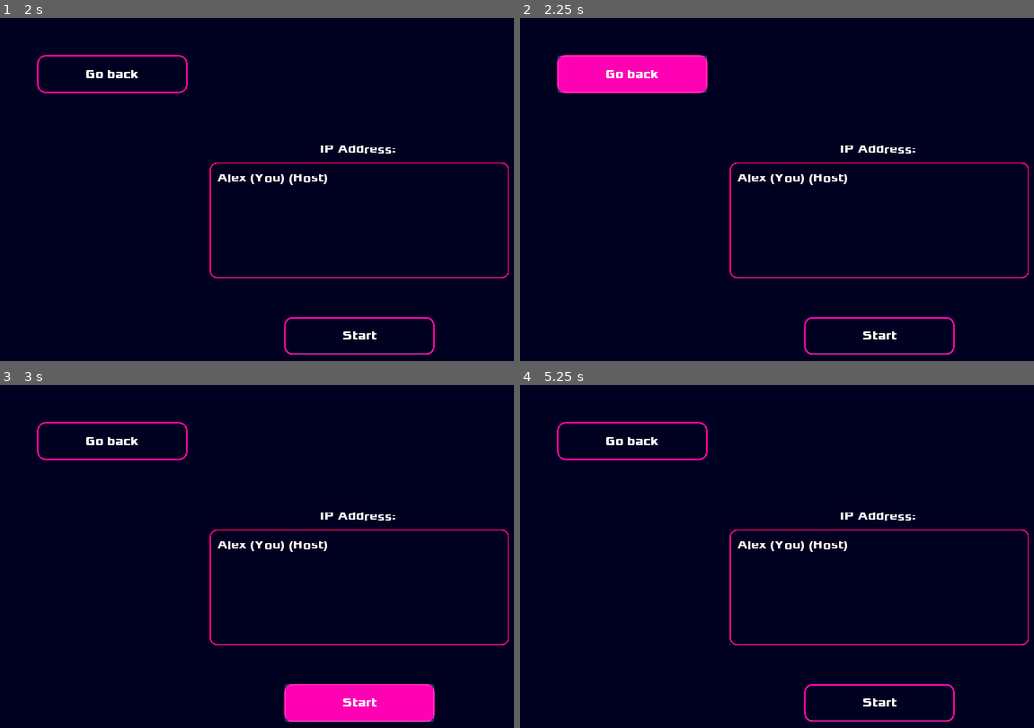
Above: before the commit, frames 1-4 (two rows, left to right).
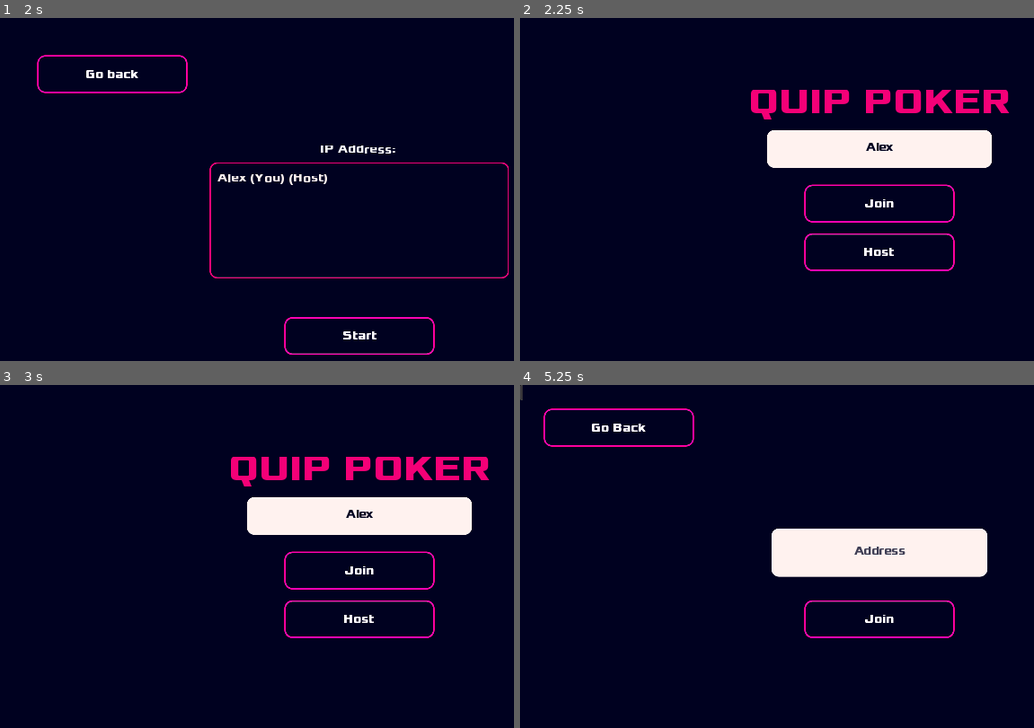
Above: after the commit, the same moments.

Repository: McLovin3/QuipPoker
Game: Godot game, scene res://Scenes/MainMenu.tscn
Two runs of this game, one before a commit and one after it. Both use one fixed random seed, a clock stepped at 60 frames per second and the inputs below.
Inputs (mouse positions are in pixels of both pictures, inside the frame that each line leads up to):
- Up to frame 1 (2 s): click (359, 148) at 0.52 s; type "Alex" at 0.6 s; click "Host" at 1.25 s
- Up to frame 2 (2.25 s): click "Go back" at 2 s
- Up to frame 3 (3 s): click (359, 703) at 2.75 s, where only the run before the commit has a clickable "Start"
- Up to frame 4 (5.25 s): click (879, 703) at 3.5 s, where only the run before the commit has a clickable "Start"; click (879, 703) at 4.25 s, where only the run before the commit has a clickable "Start"; click (879, 570) at 5 s, where only the run after the commit has a clickable "Join"

Frame 1 is identical in both runs. In frame 2, 12% of the frame differs, in the area x 7-99%, y 10-99%; in frame 3, 12%; in frame 4, 8.5%.
Error before the commit: Attempt to call function 'close_connection' in base 'null instance' on a null instance. (res://Scenes/Scripts/HostMenu.gd:29)

Commit message:
Forgot to close clients

Diff:
--- a/Scenes/Scripts/HostMenu.gd
+++ b/Scenes/Scripts/HostMenu.gd
@@ -26,8 +26,7 @@
 
 
 func _on_GoBackButton_pressed():
-	get_tree().network_peer.close_connection()
-	print(get_tree().network_peer)
+	GameManager.close_server()
 	get_tree().change_scene("res://Scenes/MainMenu.tscn")
 
 
--- a/Scenes/Scripts/LobbyMenu.gd
+++ b/Scenes/Scripts/LobbyMenu.gd
@@ -14,6 +14,7 @@
 
 
 func _lobby_closed() -> void:
+	GameManager.close_client()
 	get_tree().change_scene("res://Scenes/JoinMenu.tscn")
 
 
@@ -31,5 +32,5 @@
 
 
 func _on_ExitButton_pressed() -> void:
-	GameManager.close_server()
+	GameManager.close_client()
 	get_tree().change_scene("res://Scenes/JoinMenu.tscn")
